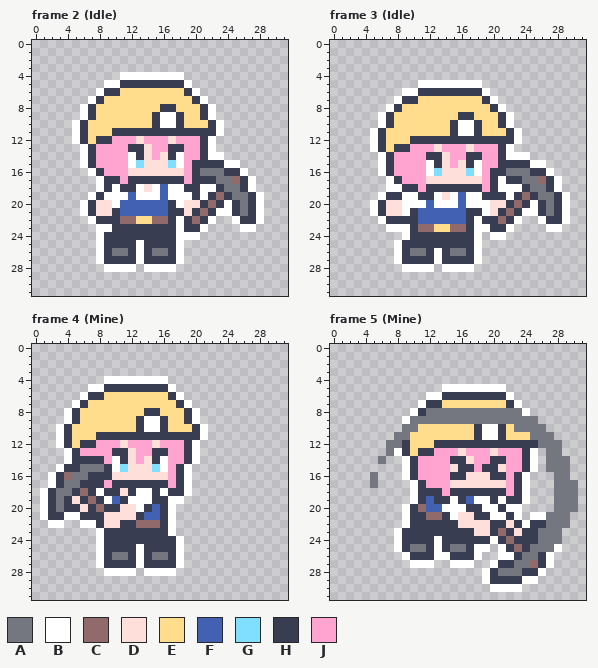
A pixel-art file gets an edit: scenes/characters/Miny/Miny.aseprite. Above: the version before the commit.
32x32 pixels, 6 frames. Shown: frame 2 (Idle), frame 3 (Idle), frame 4 (Mine), frame 5 (Mine). The commit also changed other frames, which this record leaves out.
Visible layers, top first: "Effect", "Front", "Head", "Body", "Outline".
Palette (. is transparent): A #747680  B #ffffff  C #916a6c  D #ffdfd9  E #ffdd8c  F #4261b3  G #80dfff  H #393d52  J #ffa3d1
Pixels before, frame 2 (Idle), first column x 5:
 4 ......BBBBBBBB..........
 5 ....BBHHHHHHHHB.........
 6 ...BHHEEEEEEEEHB........
 7 ..BHEEEEEEEEEEEHB.......
 8 .BHEEEEEEEEHHEEEHB......
 9 .BHEEEEEEEHBBHEEHB......
10 BHEEEEEEEEHBBHEEEHB.....
11 BHEEEHHHHHHHHHHHHHB.....
12 BHEHHJJJDJJJDJJJHB......
13 .BHJJJJHHDJJHHJJHB......
14 .BHJJJJBHDJDHBJJHBB.....
15 .BHJJJJBGDDDGBJHHHHBB...
16 ..BHJJJDDDDDDDJHAAAHHB..
17 ...BHHJHHHHHHHJHHHAACHB.
18 ...BHBHHBDBFBBHHBBHAAHB.
19 ..BHBBBFBBBFBBBHBHCHAAHB
20 .BHDDBFFFFFFHBDDHCHBHAHB
21 .BHDDHFFFFFFHHDHCHBBHAHB
22 ..BHHHCCEECCHBHCHB..BHHB
23 ...BBHHHHHHHHBHHB....BB.
24 ...BHHHHHHHHHBBB........
25 ...BHHHHBHHHHB..........
26 ...BHAAHBHAAHB..........
27 ...BHHHHBHHHHB..........
28 ....BBBB.BBBB...........
Pixels before, frame 3 (Idle), first column x 5:
 5 ......BBBBBBBB...........
 6 ....BBHHHHHHHHB..........
 7 ...BHHEEEEEEEEHB.........
 8 ..BHEEEEEEEEEEEHB........
 9 .BHEEEEEEEEHHEEEHB.......
10 .BHEEEEEEEHBBHEEHB.......
11 BHEEEEEEEEHBBHEEEHB......
12 BHEEEHHHHHHHHHHHHHB......
13 BHEHHJJJDJJJDJJJHB.......
14 .BHJJJJHHDJJHHJJHBBB.....
15 .BHJJJJBHDJDHBJJHHHHBB...
16 .BHJJJJBGDDDGBJHHAAAHHB..
17 ..BHJJJDDDDDDDJHBHHAACHB.
18 ..BBHHJHHHHHHHJHBBBHAAHB.
19 .BHHBBHHBDBFBBHHHBHCHAAHB
20 BHDDBBBFBBBFBBBDDHCHBHAHB
21 BHDDBHFFFFFFHHBDHCHBBHAHB
22 .BHHHHFFFFFFHBHHCHB..BHHB
23 ..BBBHCCEECCHBBHHB....BB.
24 ....BHHHHHHHHB.BB........
25 ...BHHHHHHHHHB...........
26 ...BHAAHBHAAHB...........
27 ...BHHHHBHHHHB...........
28 ....BBBB.BBBB............
Pixels before, frame 4 (Mine), first column x 1:
 4 ........BBBBBBBB.....
 5 ......BBHHHHHHHHB....
 6 .....BHHEEEEEEEEHB...
 7 ....BHEEEEEEEEEEEHB..
 8 ...BHEEEEEEEEHHEEEHB.
 9 ...BHEEEEEEEHBBHEEHB.
10 ..BHEEEEEEEEHBBHEEEHB
11 ..BHEEEHHHHHHHHHHHHHB
12 ..BHEHHJJJDJJJDJJJHB.
13 ...BHJJJJHHDJJHHJJHB.
14 ...BHHHHJBHDJDHBJJHB.
15 ..BHHAAAHBGDDDGBJHB..
16 .BHCAAHHHDDDDDDDJHB..
17 .BHAAHHHJHHHHHHHJHB..
18 BHAAHCHBHHDHBBHBHHB..
19 BHAHDHCHBFHBBBHHBB...
20 BHAHHDHCHHDDBHFHB....
21 BHHBBHHHDDDDHFFHB....
22 .BB..BBHDDHHCCCHB....
23 .......BHHHHHHHHB....
24 .......BHHHHHHHHHB...
25 .......BHHHHBHHHHB...
26 .......BHAAHBHAAHB...
27 .......BHHHHBHHHHB...
28 ........BBBB.BBBB....
Pixels before, frame 5 (Mine), first column x 5:
 5 .........BBBBBBBB.........
 6 .......BBHHHHHHHHB........
 7 ......BHHEEEEEEEEHB.......
 8 .....BHAAAAAAAAAAAAB......
 9 ....BAAAAAAAAAAAAAAAA.....
10 ....AAEEEEEEEHBBHEAAAA....
11 ...AAEEEEEEEEHBBHEEEAAA...
12 ..AAHEEEHHHHHHHHHHHHHAAA..
13 ..ABHEHHJJJDJJJDJJJHB.AA..
14 .A..BHJJJJHHDJJHHJJHB.AAA.
15 ....BHJJJJDHHJHHDJJHB.AAA.
16 A...BHJJJJHHDDDHHJHB...AA.
17 A....BHJJJDDDDDDDJHB...AAA
18 .....BHHHJHHHHHHHJHB...AAA
19 .....BHFHHBHFBBHBHHB...AAA
20 ....BHCFFBBBHHBBHBB....AAA
21 ....BHHCCHBDDHHBBHB.BBAAA.
22 ....BHHHHHHDDDDHHDHBHHAAA.
23 ...BHHHHHHHHHDDHCHDHHAAA..
24 ...BHHHHBHHHHHHBHCHHHAAA..
25 ...BHAAHBHAAHBB.BHCHAAAB..
26 ....BHHHBBHHHB..BBHAAHB...
27 .....BBB..BBB..BHHAACHB...
28 ..............BHAAAHHB....
29 ..............BHHHHBB.....
30 ...............BBBB.......
New version:
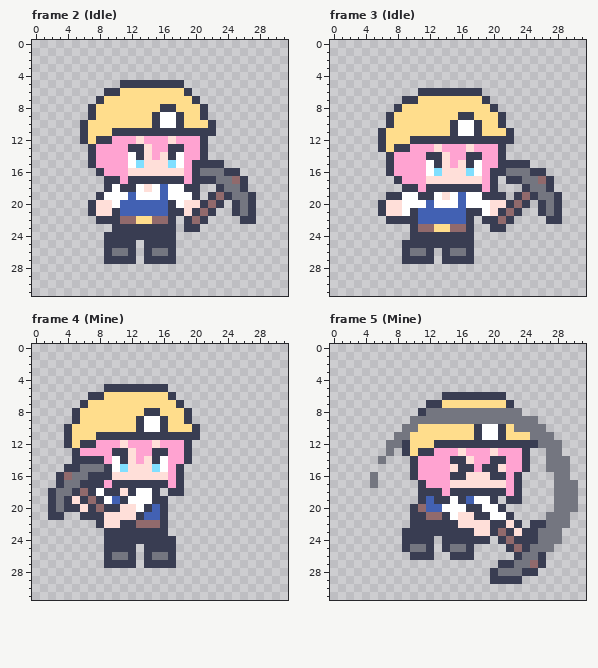
The edit:
layer "Outline" now hidden
Frame 2 (Idle):
y 4: x 11..18 BBBBBBBB -> ........
y 5: x 9..10 BB -> ..; x 19 B -> .
y 6: x 8 B -> .; x 20 B -> .
y 7: x 7 B -> .; x 21 B -> .
y 8..9: x 6 B -> .; x 22 B -> .
y 10..11: x 5 B -> .; x 23 B -> .
y 12: x 5 B -> .; x 22 B -> .
y 13: x 6 B -> .; x 22 B -> .
y 14: x 6 B -> .; x 22..23 BB -> ..
y 15: x 6 B -> .; x 24..25 BB -> ..
y 16: x 7 B -> .; x 26 B -> .
y 17: x 8 B -> .; x 27 B -> .
y 18: x 8 B -> .; x 21..22 BB -> ..; x 27 B -> .
y 19: x 7 B -> .; x 21 B -> .; x 28 B -> .
y 20: x 6 B -> .; x 24 B -> .; x 28 B -> .
y 21: x 6 B -> .; x 23..24 BB -> ..; x 28 B -> .
y 22: x 7 B -> .; x 18 B -> .; x 22 B -> .; x 25 B -> .; x 28 B -> .
y 23: x 8..9 BB -> ..; x 18 B -> .; x 21 B -> .; x 26..27 BB -> ..
y 24: x 8 B -> .; x 18..20 BBB -> ...
y 25..27: x 8 B -> .; x 13 B -> .; x 18 B -> .
y 28: x 9..12 BBBB -> ....; x 14..17 BBBB -> ....
Frame 3 (Idle):
y 5: x 11..18 BBBBBBBB -> ........
y 6: x 9..10 BB -> ..; x 19 B -> .
y 7: x 8 B -> .; x 20 B -> .
y 8: x 7 B -> .; x 21 B -> .
y 9..10: x 6 B -> .; x 22 B -> .
y 11..12: x 5 B -> .; x 23 B -> .
y 13: x 5 B -> .; x 22 B -> .
y 14: x 6 B -> .; x 22..24 BBB -> ...
y 15: x 6 B -> .; x 25..26 BB -> ..
y 16: x 6 B -> .; x 27 B -> .
y 17: x 7 B -> .; x 21 B -> .; x 28 B -> .
y 18: x 7..8 BB -> ..; x 21..23 BBB -> ...; x 28 B -> .
y 19: x 6 B -> .; x 22 B -> .; x 29 B -> .
y 20: x 5 B -> .; x 25 B -> .; x 29 B -> .
y 21: x 5 B -> .; x 24..25 BB -> ..; x 29 B -> .
y 22: x 6 B -> .; x 18 B -> .; x 23 B -> .; x 26 B -> .; x 29 B -> .
y 23: x 7..9 BBB -> ...; x 18..19 BB -> ..; x 22 B -> .; x 27..28 BB -> ..
y 24: x 9 B -> .; x 18 B -> .; x 20..21 BB -> ..
y 25: x 8 B -> .; x 18 B -> .
y 26..27: x 8 B -> .; x 13 B -> .; x 18 B -> .
y 28: x 9..12 BBBB -> ....; x 14..17 BBBB -> ....
Frame 4 (Mine):
y 4: x 9..16 BBBBBBBB -> ........
y 5: x 7..8 BB -> ..; x 17 B -> .
y 6: x 6 B -> .; x 18 B -> .
y 7: x 5 B -> .; x 19 B -> .
y 8..9: x 4 B -> .; x 20 B -> .
y 10..11: x 3 B -> .; x 21 B -> .
y 12: x 3 B -> .; x 20 B -> .
y 13..14: x 4 B -> .; x 20 B -> .
y 15: x 3 B -> .; x 19 B -> .
y 16..17: x 2 B -> .; x 19 B -> .
y 18: x 1 B -> .; x 16 B -> .; x 19 B -> .
y 19: x 1 B -> .; x 17..18 BB -> ..
y 20: x 1 B -> .; x 17 B -> .
y 21: x 1 B -> .; x 4..5 BB -> ..; x 17 B -> .
y 22: x 2..3 BB -> ..; x 6..7 BB -> ..; x 17 B -> .
y 23: x 8 B -> .; x 17 B -> .
y 24: x 8 B -> .; x 18 B -> .
y 25..27: x 8 B -> .; x 13 B -> .; x 18 B -> .
y 28: x 9..12 BBBB -> ....; x 14..17 BBBB -> ....
Frame 5 (Mine):
y 5: x 14..21 BBBBBBBB -> ........
y 6: x 12..13 BB -> ..; x 22 B -> .
y 7: x 11 B -> .; x 23 B -> .
y 8: x 10 B -> .; x 24 B -> .
y 9: x 9 B -> .
y 13: x 8 B -> .; x 25 B -> .
y 14..15: x 9 B -> .; x 25 B -> .
y 16: x 9 B -> .; x 24 B -> .
y 17..18: x 10 B -> .; x 24 B -> .
y 19: x 10 B -> .; x 21 B -> .; x 24 B -> .
y 20: x 9 B -> .; x 22..23 BB -> ..
y 21: x 9 B -> .; x 23 B -> .; x 25..26 BB -> ..
y 22: x 9 B -> .; x 24 B -> .
y 23: x 8 B -> .
y 24: x 8 B -> .; x 13 B -> .; x 20 B -> .
y 25: x 8 B -> .; x 13 B -> .; x 18..19 BB -> ..; x 21 B -> .; x 28 B -> .
y 26: x 9 B -> .; x 13..14 BB -> ..; x 18 B -> .; x 21..22 BB -> ..; x 27 B -> .
y 27: x 10..12 BBB -> ...; x 15..17 BBB -> ...; x 20 B -> .; x 27 B -> .
y 28: x 19 B -> .; x 26 B -> .
y 29: x 19 B -> .; x 24..25 BB -> ..
y 30: x 20..23 BBBB -> ....
Changed places in both pictures, as pixel boxes (x1, y1, x2, y2):
erased: (72, 72, 264, 272)
erased: (370, 80, 570, 272)
erased: (40, 376, 208, 576)
erased: (394, 384, 562, 592)
